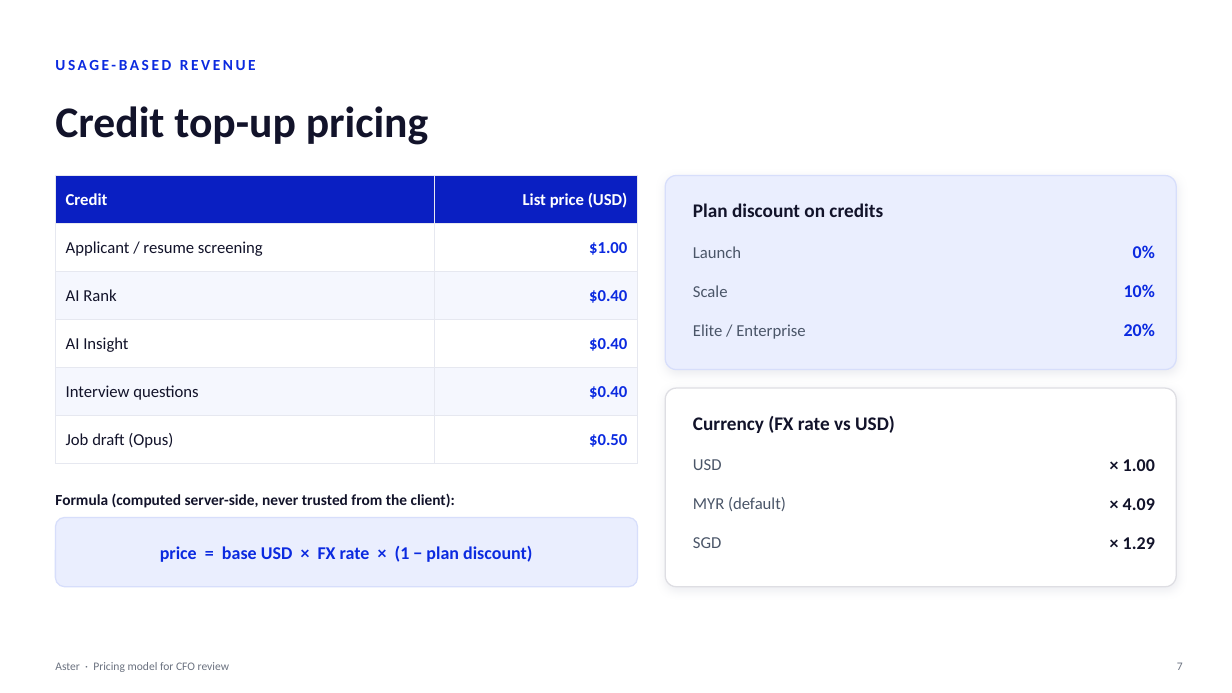
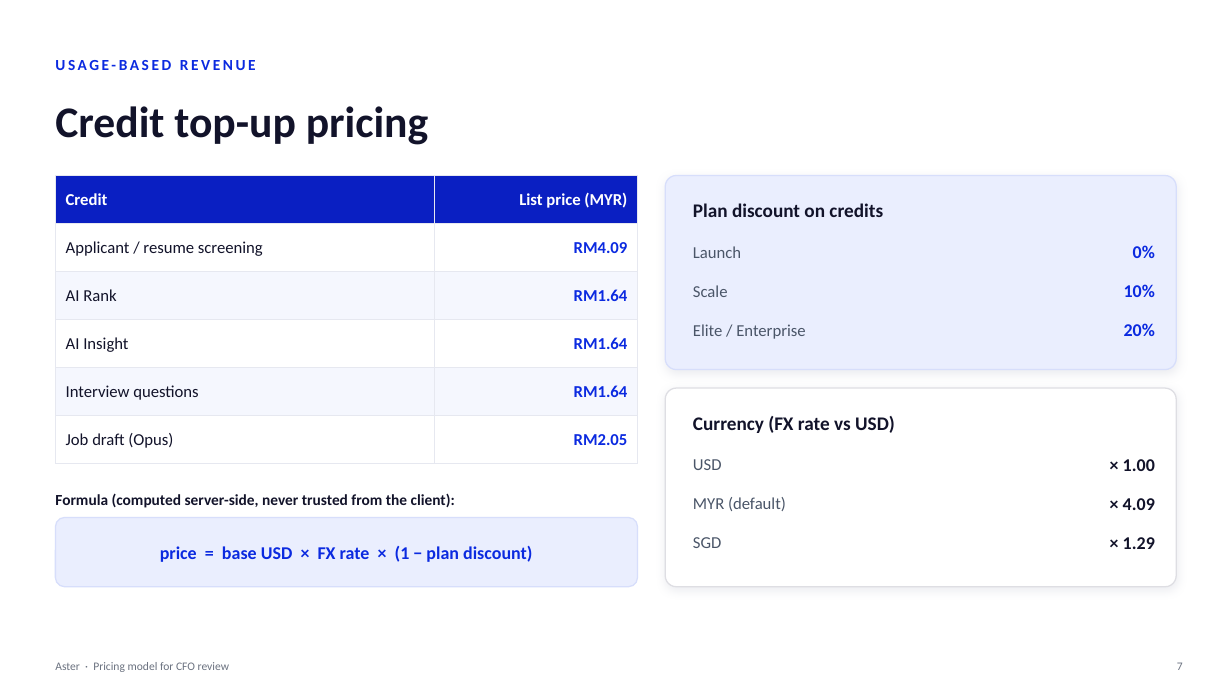
Before and after one commit to shahramly83/aster, a slide deck: slide 7 of docs/aster-pricing-cfo.pptx. Drawn at 1232x693 pixels with LibreOffice and Linux fonts; fonts in the diff are those of the drawing. Boxes give left, top, right and bottom in pixels: in the first picture for what was removed or moved away, otherwise in the second. Text is boxed around its words. In the diff, an @@ line names an element or a change of style, - is before the commit and + after.

```diff
--- a/docs/aster-pricing-cfo.pptx
+++ b/docs/aster-pricing-cfo.pptx
@@ table at (55, 176, 638, 452) @@
-row 1, column 2: List price (USD)
+row 1, column 2: List price (MYR)
-row 2, column 2: $1.00
+row 2, column 2: RM4.09
-row 3, column 2: $0.40
+row 3, column 2: RM1.64
-row 4, column 2: $0.40
+row 4, column 2: RM1.64
-row 5, column 2: $0.40
+row 5, column 2: RM1.64
-row 6, column 2: $0.50
+row 6, column 2: RM2.05
```
Also in this commit, not shown: 7 other slides changed.
